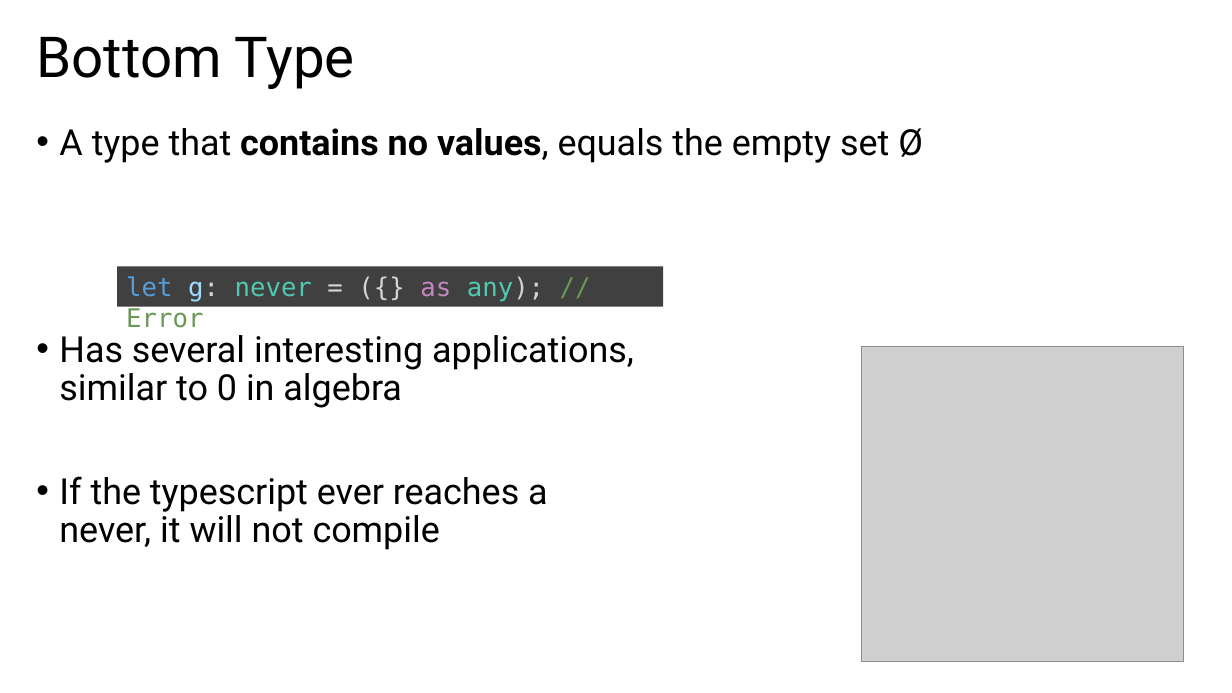
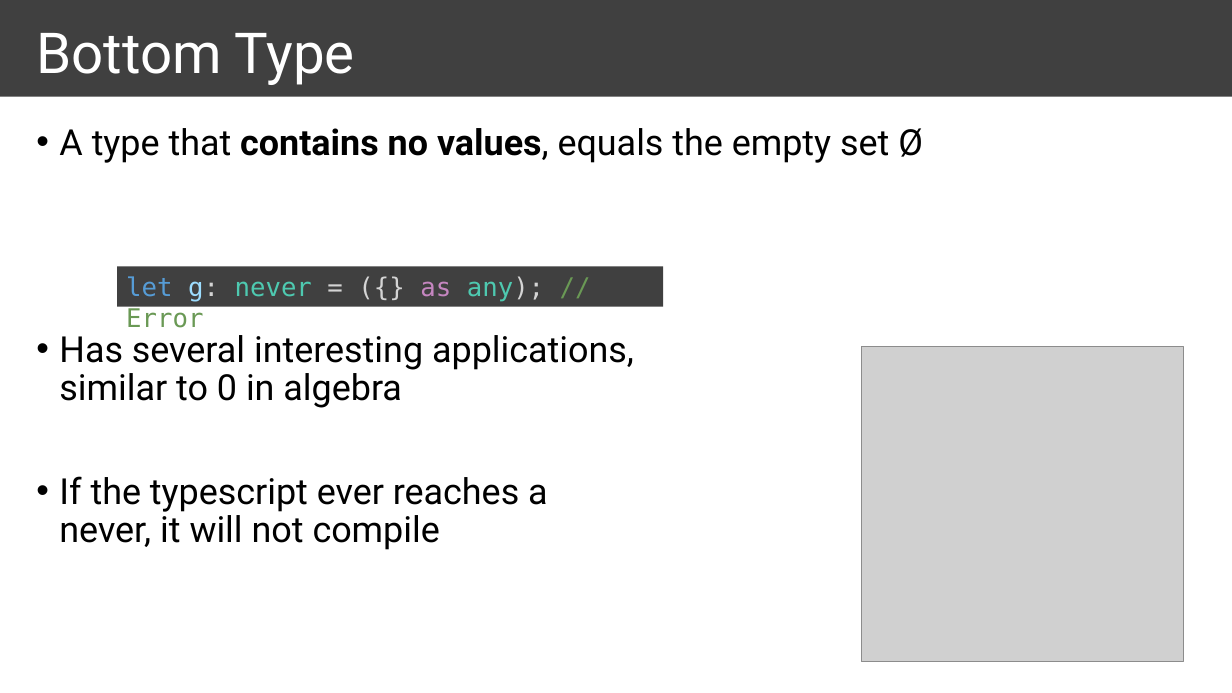
Before and after one commit to ymekesser/a-type-of-magic-presentation, a slide deck: slide 13 of a-type-of-magic.pptx. Drawn at 1232x693 pixels with LibreOffice and Linux fonts; fonts in the diff are those of the drawing; grey boxes stand for pictures. Boxes give left, top, right and bottom in pixels: in the first picture for what was removed or moved away, otherwise in the second. Text is boxed around its words. In the diff, an @@ line names an element or a change of style, - is before the commit and + after.

```diff
--- a/a-type-of-magic.pptx
+++ b/a-type-of-magic.pptx
@@ rectangle added at (0,0,1232,97), fill #404040 @@
@@ title "Bottom Type" at (36,33,355,85): text colour #000000 to #FFFFFF @@
```
Also in this commit, not shown: 18 other slides changed.
